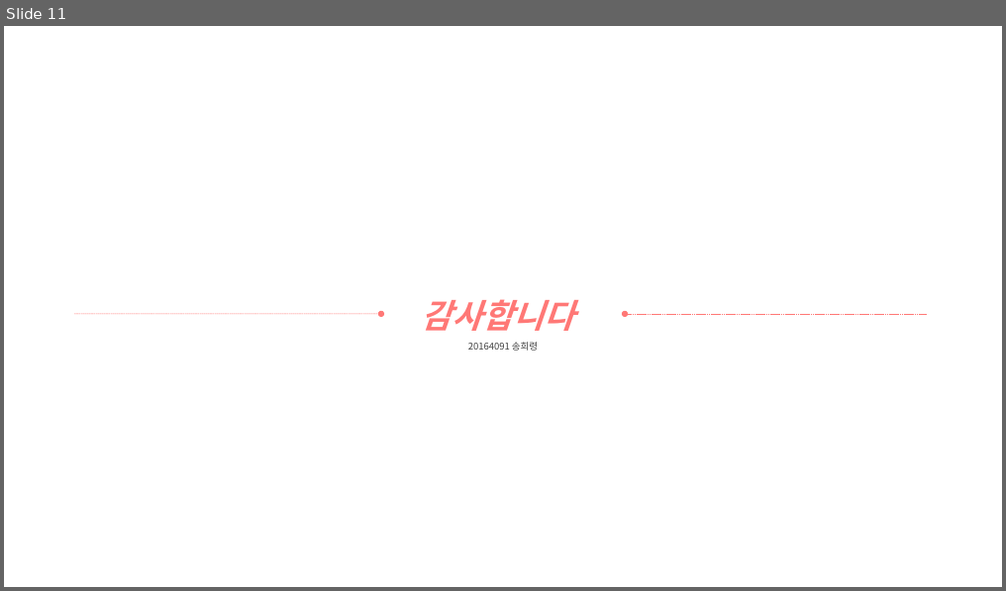
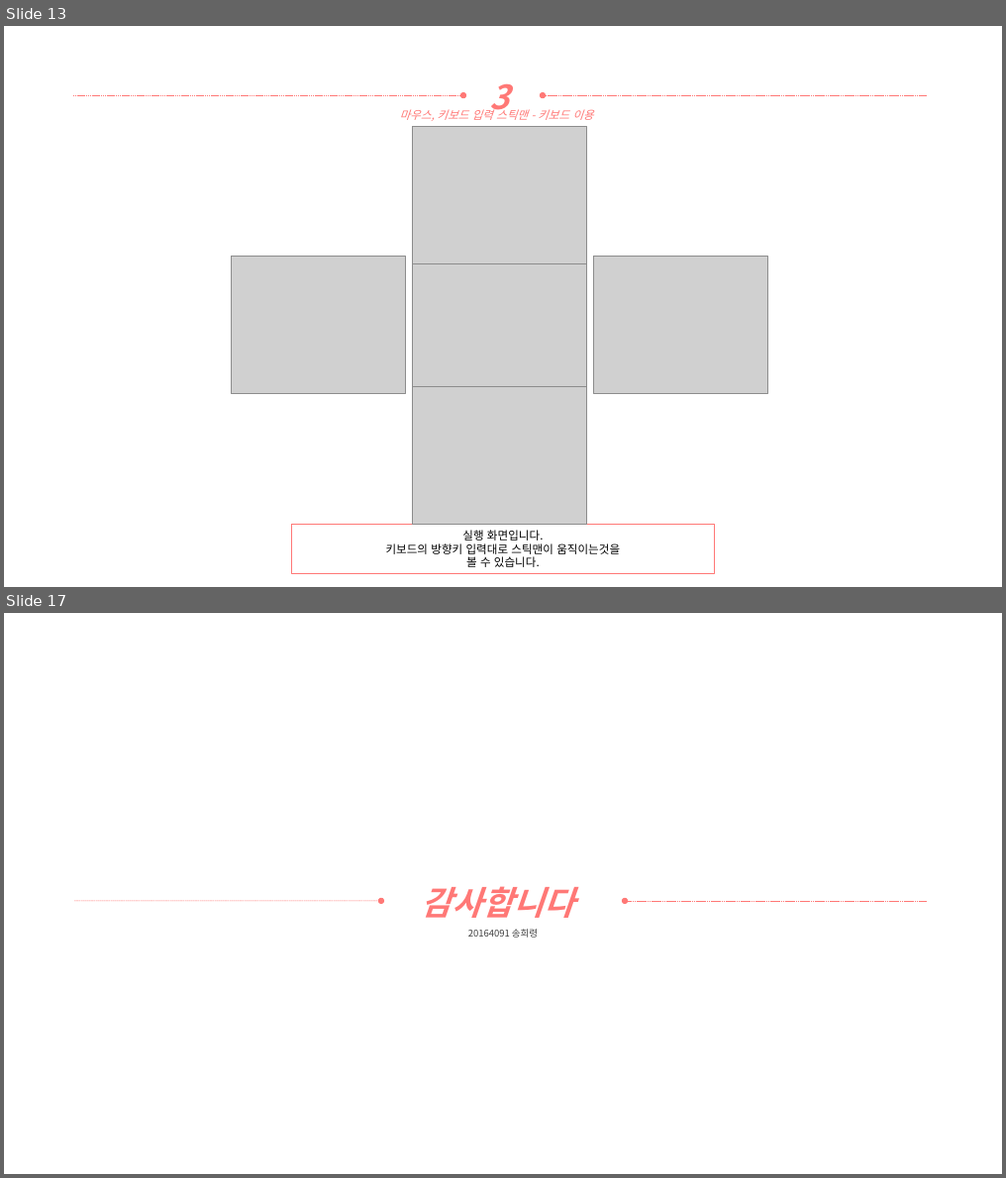
Before and after one commit to yooatom2200/Programing_Base_2, a slide deck: 12장/20164091-송희령-12장 과제.pptx. Shown one above the other, each under a label of ours: slide 11 before the commit, slides 13 and 17 after it; the slides between them are not shown. The pictures are 1006x591 and 1006x1178 pixels, drawn with LibreOffice and Linux fonts; fonts in the diff are those of the drawing; grey boxes stand for pictures. Boxes give left, top, right and bottom in pixels: in the first picture for what was removed or moved away, otherwise in the second. Text is boxed around its words. In the diff, an @@ line names an element or a change of style, - is before the commit and + after.

```diff
--- a/12장/20164091-송희령-12장 과제.pptx
+++ b/12장/20164091-송희령-12장 과제.pptx
@@ slide 13 added at (4, 26, 1002, 587), background #FFFFFF @@
@@ text added at (490, 84, 510, 119), 32 pt, text #FF7876, bold, italic @@
+3
@@ arrow added from (73, 95) to (463, 95), #FF7876 0.5 pt dashed @@
@@ text added at (400, 107, 593, 121), 11 pt, text #FF7876, italic @@
+마우스, 키보드 입력 스틱맨 - 키보드 이용
@@ arrow added from (927, 95) to (543, 95), #FF7876 0.5 pt dashed @@
@@ picture added at (413, 126, 587, 264) @@
@@ picture added at (231, 257, 405, 393) @@
@@ picture added at (413, 257, 587, 393) @@
@@ picture added at (594, 257, 768, 393) @@
@@ picture added at (413, 386, 587, 524) @@
@@ rectangle added at (292, 525, 715, 574), outline #FF7876 1 pt, 11 pt, text #000000 @@
+실행 화면입니다.
+키보드의 방향키 입력대로 스틱맨이 움직이는것을
+볼 수 있습니다.
@@ what was slide 11 is now slide 17 @@
```
Also in this commit, not shown: 1 slide changed, 5 other slides added, 1 other file.
